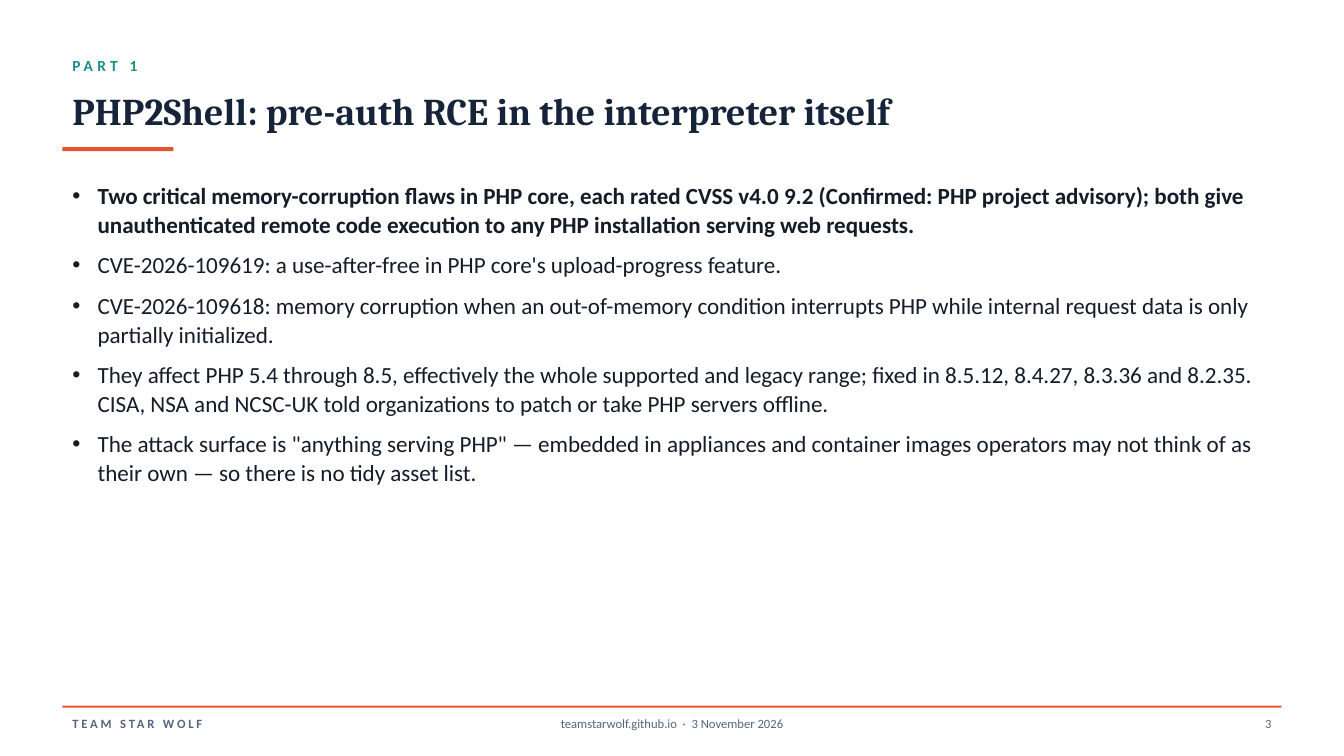
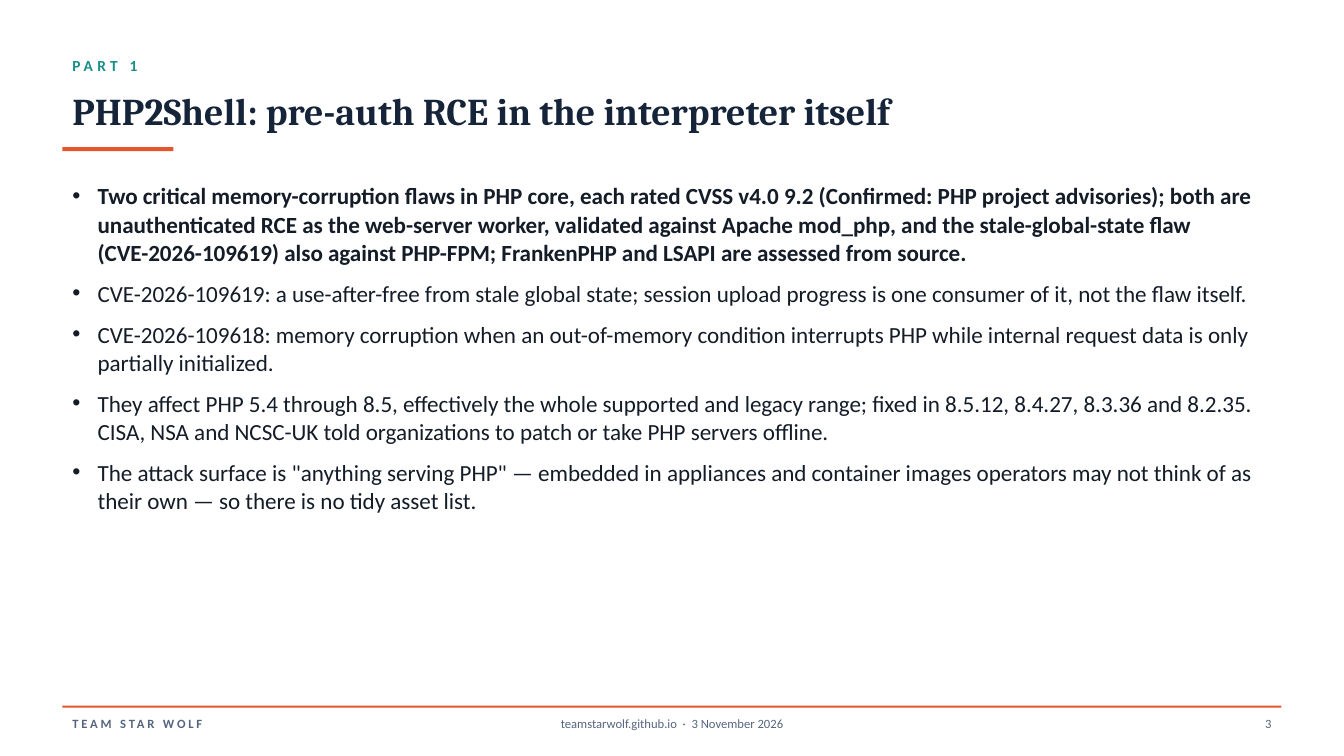
Before and after one commit to TeamStarWolf/TeamStarWolf, a slide deck: slide 4 of case-studies/slides/PHP2Shell_October_2026_Case_Study.pptx. Drawn at 1344x756 pixels with LibreOffice and Linux fonts; fonts in the diff are those of the drawing. Boxes give left, top, right and bottom in pixels: in the first picture for what was removed or moved away, otherwise in the second. Text is boxed around its words. In the diff, an @@ line names an element or a change of style, - is before the commit and + after.

```diff
--- a/case-studies/slides/PHP2Shell_October_2026_Case_Study.pptx
+++ b/case-studies/slides/PHP2Shell_October_2026_Case_Study.pptx
@@ text at (98,187,1251,306): text changed @@
-• Two critical memory-corruption flaws in PHP core, each rated CVSS v4.0 9.2 (Confirmed: PHP project advisory); both give unauthenticated remote code execution to any PHP installation serving web requests.
-• CVE-2026-109619: a use-after-free in PHP core's upload-progress feature.
+• Two critical memory-corruption flaws in PHP core, each rated CVSS v4.0 9.2 (Confirmed: PHP project advisories); both are unauthenticated RCE as the web-server worker, validated against Apache mod_php, and the stale-global-state flaw (CVE-2026-109619) also against PHP-FPM; FrankenPHP and LSAPI are assessed from source.
+• CVE-2026-109619: a use-after-free from stale global state; session upload progress is one consumer of it, not the flaw itself.
```
Also in this commit, not shown: 12 other files.
